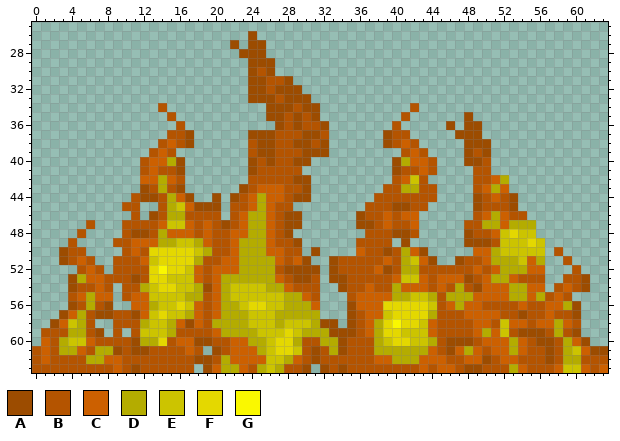
Pixel-art sprite, stored at sprites/boss/FIRBB0.png. Above: the version before the commit.
The file is 64x64 pixels. Colours within 5 levels of each other are drawn and written as one. Shown: x 0..63, y 25..63.
Palette (. is transparent): A #9c4c00  B #b45400  C #cc6000  D #b4ac00  E #ccc400  F #e4d800  G #faf800
New version:
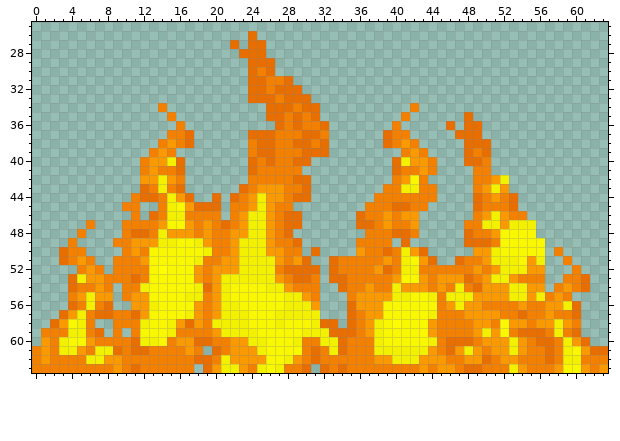
The edit:
colour A: #9c4c00 -> #e96e00
colour B: #b45400 -> #f48000
colour C: #cc6000 -> #fa9900
colour D: #b4ac00 -> #f4f100
colour E: #ccc400 -> #faf800
colour G: #faf800 -> #fffe00
Changed rows in their new state; - is a pixel that keeps its letter.
first column x 13:
48 ----------------------------------------E--
49 ------------------------------------------E
50 EEEEE--------------------------------------
51 -EEEE--------------------------------------
52 E-EE---------------------------------------
53 EE-----------------------------------------
54 -EE----------------------------------------
56 ---E-------EE-------------EEEEE------------
57 -E-------------------------EEEE------------
58 --------------------------E-EE-------------
59 ---------------E----------EE---------------
60 -E------------EE-----------EE--------------
61 --------------EE---------------------------
Pixel boxes of the changes (left, top, right, bottom) in both pictures:
changed: (32, 31, 608, 373)
